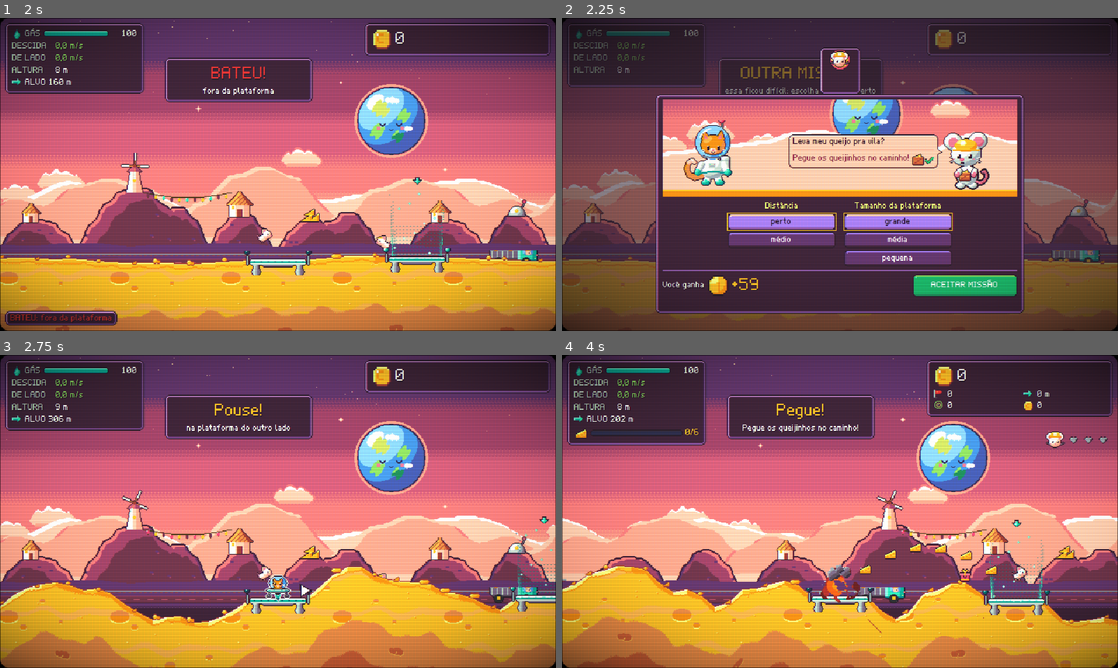
Above: before the commit, frames 1-4 (two rows, left to right).
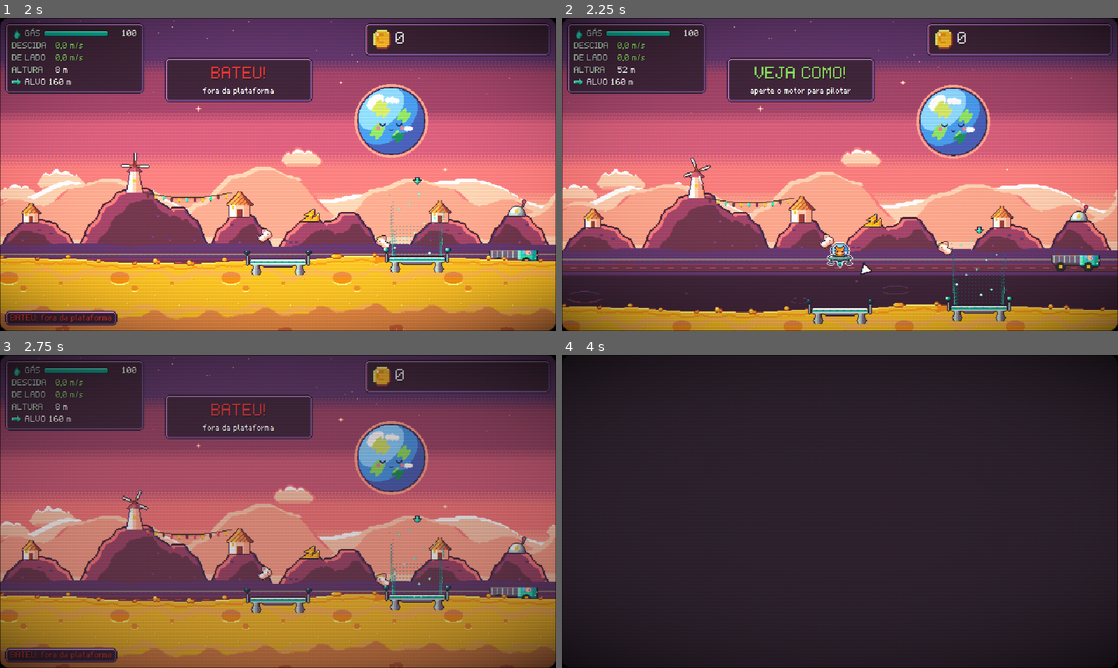
Above: after the commit, the same moments.

Repository: valdersonjr/incremental-lander
Game: Godot game, scene res://tests/integration/onboarding_flow.tscn
Two runs of this game, one before a commit and one after it. Both use one fixed random seed, a clock stepped at 60 frames per second and the inputs below. This scene is started directly instead of the project's main scene.
Inputs (mouse positions are in pixels of both pictures, inside the frame that each line leads up to):
- Up to frame 1 (2 s): tap Enter (confirm) at 0.5 s; move the mouse to (400, 158) at 0.52 s; hold D (rotate_right) 0.53-1.25 s; hold Enter (confirm) 0.53-1.25 s; click (400, 158) at 0.67 s; tap Space at 0.77, 1.07 s; drag from (166, 190) to (250, 237) at 1.27 s
- Up to frame 2 (2.25 s): move the mouse to (895, 105) at 2.02 s; hold D (rotate_right) from 2.03 s (still down); hold E (end_run) from 2.03 s (still down)
- Up to frame 3 (2.75 s): keep holding D (rotate_right); keep holding E (end_run); tap Enter (confirm) at 2.3 s
- Up to frame 4 (4 s): release D (rotate_right) at 2.75 s; release E (end_run) at 2.75 s; drag from (812, 574) to (673, 464) at 2.77 s; move the mouse to (1006, 558) at 3.52 s; hold A (rotate_left) from 3.53 s (still down); hold Q (tab_prev) from 3.53 s (still down); tap Space at 3.77 s; tap Enter (confirm) at 3.8 s

Frame 1 is identical in both runs. In frame 2, 83% of the frame differs, in the area x 0-100%, y 0-100%; in frame 3, 76%; in frame 4, 86%.

Commit message:
Aprendiz validado contra os jogos mais vendidos: Veja como!, Nivelador emprestado e piloto formado
- Antes da 1a entrega todo salto tem relevo baixo (quem desiste do 1o nao ganha um mais dificil)
- "Veja como!" (Super Guide): passou das repeticoes ou sem gas, o piloto automatico voa o mesmo salto;
  motor/girar devolve a nave; a entrega vale; se o guia falhar, cartao de missoes
- Nivelador emprestado ao aprendiz (world.json onboarding.lent_assists)
- "PILOTO FORMADO!" com jingle na 5a entrega
- Simulador: guide_after no perfil novato (pior caso da 1a compra 682 -> 354 s)
- onboarding_flow cobre guia, assumir o controle e entrega guiada; previa --guide/--graduate/--no_lander
- Docs: GDD 8, ARCHITECTURE, DECISIONS, ROADMAP 18.5f, HANDOFF

Co-Authored-By: Claude Opus 5.5 <noreply@anthropic.com>
Claude-Session: https://claude.ai/code/session_01JhKCi9Us7j2H5LJGQ5fDNT

Diff:
--- a/autoload/game_state.gd
+++ b/autoload/game_state.gd
@@ -354,6 +354,12 @@
 	return Sandbox.active() or n >= int(onboarding().get("bulk_from_levels", 0))
 
 
+## Ajuda de voo emprestada ao aprendiz (world.json > onboarding.lent_assists; Smart Steering do Mario Kart): aparece no
+## voo como se fosse comprada; a NAVE continua mostrando so as compradas (assist_on).
+func assist_lent(id: String) -> bool:
+	return apprentice() and id in (onboarding().get("lent_assists", []) as Array)
+
+
 ## Dica sem texto ja aprendida (o jogador usou o comando)?
 func tip_done(id: String) -> bool:
 	return id in tips
--- a/data/world.json
+++ b/data/world.json
@@ -832,7 +832,7 @@
     }
   },
   "onboarding": {
-    "notes": "2026-10-08 (auditoria dos primeiros minutos, r …(1481 unchanged characters)… pedido ao alcance acaba o run (sem gas).",
+    "notes": "2026-10-08 (auditoria dos primeiros minutos, r …(1481 unchanged characters)… pedido ao alcance acaba o run (sem gas). Revisao 2026-10-08 (validacao contra os jogos mais vendidos): depois das repeticoes (ou sem gas) vem o 'Veja como!' (Super Guide): o piloto automatico voa o mesmo salto, qualquer comando devolve a nave, a entrega vale; so se o guia tambem falhar o cartao abre. Antes da 1a entrega todo salto tem relevo baixo. lent_assists = ajudas compraveis emprestadas ao aprendiz (Nivelador = inclinacao perto do chao). Fim do aprendiz tem festa ('PILOTO FORMADO!').",
     "apprentice_stars": 5,
     "first_hop": {
       "distance_m": 160.0,
@@ -846,6 +846,9 @@
     "rotate_after_s": 2.5,
     "meter_alt_m": 60.0,
     "retry_fade_s": 0.35,
-    "retries_per_hop": 2
+    "retries_per_hop": 2,
+    "lent_assists": [
+      "land_level"
+    ]
   }
 }
--- a/game/flight/assist_view.gd
+++ b/game/flight/assist_view.gd
@@ -45,7 +45,7 @@
 		_draw_shadow(l.global_position, ground)
 	if flying and GameState.assist_on("land_predict"):
 		_draw_predict(target, cfg)
-	if flying and GameState.assist_on("land_level") and alt_m < float(ac["level_alt_m"]):
+	if flying and (GameState.assist_on("land_level") or GameState.assist_lent("land_level")) and alt_m < float(ac["level_alt_m"]):
 		_draw_level(l, cfg)
 	if GameState.assist_on(GameState.ASSIST_FREE):
 		_draw_arrow(l.global_position, target, float(ac["arrow_r_px"]))
--- a/game/flight/flight.gd
+++ b/game/flight/flight.gd
@@ -11,6 +11,8 @@
 signal stranded
 ## Aprendiz: a nave parou no chao fora da plataforma (pode decolar de novo).
 signal rested(info: Dictionary)
+## "Veja como!": o jogador apertou um comando e assumiu a nave do piloto automatico.
+signal took_over
 
 var planet_id := "luna"
 var stats: Dictionary = {}
@@ -36,10 +38,12 @@
 var target_dir := 1                                # lado do alvo: 1 direita, -1 esquerda
 ## Primeiros minutos (world.json > onboarding; o Main liga antes de begin_mission): gentle = 1o salto do jogo (relevo
 ## baixo, sem crista e sem paisagem sorteada); minigame_on = minijogo do mundo neste salto; apprentice = pouso devagar
-## fora da plataforma nao bate (Lander.ground_rest).
+## fora da plataforma nao bate (Lander.ground_rest); guided = "Veja como!" (o piloto automatico voa o salto ate o
+## jogador apertar um comando, como o Super Guide; ver _unhandled_input).
 var gentle := false
 var minigame_on := true
 var apprentice := false
+var guided := false
 var _last_mission: Array = []                      # argumentos do ultimo begin_mission (retry_mission repete o salto)
 ## Missao da entrega atual (economy.json contracts.missions; fisica em world.json missions): {kind, star, parts}.
 ## failed = kinds das regras que falharam (a entrega paga menos; o run continua).
@@ -145,6 +149,18 @@
 	backdrop.follow(center + Vector2(_bg_origin, -_bg_ground))
 
 
+## "Veja como!" (aprendiz): qualquer comando de voo tira o piloto automatico e devolve a nave ao jogador.
+func _unhandled_input(event: InputEvent) -> void:
+	if not guided or lander.autopilot == null:
+		return
+	for a: StringName in [&"thrust", &"rotate_left", &"rotate_right"]:
+		if event.is_action_pressed(a):
+			lander.autopilot = null
+			guided = false
+			took_over.emit()
+			return
+
+
 ## Tremor de tela (somado; 1 = batida). Desligavel nas opcoes.
 func shake(trauma: float) -> void:
 	_shake = clampf(_shake + trauma, 0.0, 1.0)
@@ -311,7 +327,7 @@
 	_setup_mission()
 	_setup_gift()
 	_setup_minigame()
-	if _demo:
+	if _demo or guided:
 		var ap := Autopilot.new()
 		ap.target = terrain.pads[target_pad_id]
 		ap.ridge = terrain.ridge
--- a/game/hud/hud.gd
+++ b/game/hud/hud.gd
@@ -340,8 +340,19 @@
 
 ## Aprendiz: o salto nao deu depois das tentativas; o cartao abre para escolher outra missao.
 func show_other_mission() -> void:
-	_show_toast("OUTRA MISSÃO!", "essa ficou difícil: escolha uma mais perto", &"MoneyLabel")
+	_show_toast("OUTRA MISSÃO!", "essa ficou difícil: escolha outra", &"MoneyLabel")
 	_set_status(_idle_status())
+
+
+## Aprendiz: "Veja como!" - o piloto automatico voa o salto; qualquer comando devolve a nave ao jogador.
+func show_guide() -> void:
+	_show_toast("VEJA COMO!", "aperte o motor para pilotar", &"GoodLabel")
+	_set_status(_idle_status())
+
+
+## Fim do aprendiz (world.json > onboarding.apprentice_stars entregas): daqui em diante bater acaba a viagem.
+func show_graduation() -> void:
+	_show_toast("PILOTO FORMADO!", "agora é pra valer: bater acaba a viagem", &"GoodLabel")
 
 
 ## Aprendiz: a nave bateu (ou o gas acabou) e o mesmo salto recomeca. Aviso animador + o jeito de acertar.
--- a/game/main.gd
+++ b/game/main.gd
@@ -43,6 +43,7 @@
 var _first_hop := false
 var _retries := 0                                  # tentativas repetidas do salto atual (aprendiz)
 var _no_auto_hop := false                          # o aprendiz desistiu do 1o salto: escolhe no cartao
+var _guided := false                               # o "Veja como!" ja voou este salto (falhou de novo -> cartao)
 ## Segundos restantes para o 2o toque de R confirmar o reinicio no meio de um salto.
 var _restart_armed := 0.0
 const CONFIRM_SECONDS := 2.0
@@ -309,6 +310,7 @@
 	_flight.delivery_finished.connect(_on_delivery_finished)
 	_flight.stranded.connect(_on_stranded)
 	_flight.rested.connect(func(_i: Dictionary) -> void: Telemetry.event("rest"))
+	_flight.took_over.connect(func() -> void: Telemetry.event("take_over"))
 	_flight.lander.took_off.connect(func() -> void: Telemetry.event("takeoff"))
 	_offers.offer_chosen.connect(_on_offer_chosen)
 	_offers.end_requested.connect(_on_end_requested)
@@ -373,7 +375,10 @@
 	var m := _run.taken_mission
 	_hop_gas = _flight.lander.gas
 	_retries = 0
-	_flight.gentle = _first_hop
+	_guided = false
+	_flight.guided = false
+	# relevo baixo no 1o salto e em todo salto antes da 1a entrega (quem desistiu do 1o nao ganha um mais dificil)
+	_flight.gentle = _first_hop or (GameState.first_hop() and not _demo)
 	_flight.minigame_on = (GameState.shows_minigame() or _demo) and not _first_hop
 	_flight.apprentice = GameState.apprentice() and not _demo
 	Telemetry.event("mission", "%s:%d" % [str(m.get("kind", "simple")), int(d)])
@@ -438,6 +443,7 @@
 		gift += _taxi_gift_pay
 	Telemetry.event("delivery", "%.2f" % float(result["quality"]))
 	var stars_before := _run.stars
+	var was_apprentice := GameState.apprentice()
 	var rewards := _run.complete_delivery(dist, result["quality"], result["gas_used"], result.get("failed", []), gift,
 			bool(result.get("perfect", false)), result.get("partial", {}), result.get("minigame", [0, 0]))
 	var rep_kind := str(_run.deliveries[-1].get("rep_kind", "simple"))
@@ -459,6 +465,12 @@
 		tw.tween_interval(0.9)
 		tw.tween_callback(_hud.show_reputation_up.bind(rep_kind, GameState.rep_level(rep_kind)))
 		tw.tween_callback(Sound.jingle.bind("unlock"))
+	if was_apprentice and not GameState.apprentice() and not _demo:   # fim do aprendiz: festa (bater acaba o run)
+		Telemetry.event("graduated")
+		var tg := _hud.create_tween()
+		tg.tween_interval(1.8 if rep_up else 0.9)
+		tg.tween_callback(_hud.show_graduation)
+		tg.tween_callback(Sound.jingle.bind("milestone"))
 	_show_offers()
 
 
@@ -473,12 +485,15 @@
 
 ## Aprendiz (world.json > onboarding): a batida (ou o gas que acabou) nao acaba o run. A tela escurece, a nave volta
 ## para a partida do MESMO salto com o gas do comeco dele, e o aviso diz o jeito de acertar. Depois de retries_per_hop
-## repeticoes (ou sem gas) o salto nao repete mais: a nave volta para a partida e o cartao abre para escolher outra
-## missao (missao dificil demais nunca prende o jogador).
+## repeticoes (ou sem gas) vem o "Veja como!" (Super Guide do New Super Mario Bros. Wii): o piloto automatico voa o
+## mesmo salto e qualquer comando devolve a nave ao jogador; a entrega vale normalmente. Se ainda assim nao der, a nave
+## volta para a partida e o cartao abre para escolher outra missao (missao dificil demais nunca prende o jogador).
 func _retry_hop(reason: String) -> void:
 	_retries += 1
-	var give_up := reason == "sem_gas" or _retries > int(WorldConfig.load_config()["onboarding"]["retries_per_hop"])
-	Telemetry.event("give_up" if give_up else "retry", reason)
+	var give_up := _guided
+	var guide := not give_up and (reason == "sem_gas"
+			or _retries > int(WorldConfig.load_config()["onboarding"]["retries_per_hop"]))
+	Telemetry.event("give_up" if give_up else ("guide" if guide else "retry"), reason)
 	var fade_s := float(WorldConfig.load_config()["onboarding"]["retry_fade_s"])
 	var flight := _flight
 	var tw := _fade.create_tween()
@@ -489,14 +504,21 @@
 		return
 	if give_up:
 		_retries = 0
+		_guided = false
 		_first_hop = false
 		_no_auto_hop = true
+		_flight.guided = false
 		_flight.reset_to_start(_hop_gas)
 		_hud.show_other_mission()
 		_show_offers()
 	else:
+		_guided = guide
+		_flight.guided = guide
 		_flight.retry_mission(_hop_gas)
-		_hud.show_retry(reason)
+		if guide:
+			_hud.show_guide()
+		else:
+			_hud.show_retry(reason)
 	_fade.create_tween().tween_property(_fade, "modulate:a", 0.0, fade_s)
 
 
--- a/tests/integration/onboarding_flow.gd
+++ b/tests/integration/onboarding_flow.gd
@@ -1,7 +1,8 @@
 ## Teste de integracao dos PRIMEIROS MINUTOS (auditoria FTUE, 2026-10-08; world.json > onboarding), numa pasta propria
 ## (user://itest_onboarding). Jogo novo comeca voando no 1o salto ja aceito (perto, relevo baixo, sem minijogo) ->
 ## aprendiz bate e tenta o mesmo salto de novo (run continua, gas do comeco do salto) -> pouso devagar fora da
-## plataforma para no chao -> falhou o limite de tentativas: volta ao cartao de missoes -> fim do run com dinheiro vai para a NAVE (so PECAS, sem x10/MAX) -> Mapa mostra moedas e
+## plataforma para no chao -> falhou o limite de tentativas: "Veja como!" (piloto automatico; o motor devolve a nave)
+## -> o guia tambem falhou: volta ao cartao de missoes (relevo baixo antes da 1a entrega) -> o guia pousa e a entrega vale -> fim do run com dinheiro vai para a NAVE (so PECAS, sem x10/MAX) -> Mapa mostra moedas e
 ## "!" na NAVE -> veterano que bate acaba o run. Imprime ONBOARDING_TEST OK ou FALHOU.
 extends Node
 
@@ -64,18 +65,47 @@
 		var before: int = main._retries
 		flight.lander.crash_now("fora_da_plataforma")
 		await _until(func() -> bool: return main._offers.visible or (main._retries > before and flight.lander.visible))
-	_check(not main._run.over and main._offers.visible, "depois das tentativas: cartao de missoes (nao repete mais)")
+	# passou do limite: "Veja como!" (piloto automatico no mesmo salto; qualquer comando devolve a nave)
+	_check(main._guided and flight.guided and flight.lander.autopilot != null and flight.gentle,
+			"depois das tentativas: Veja como! no mesmo salto")
+	_check(GameState.assist_lent("land_level") and not GameState.assist_on("land_level"),
+			"aprendiz: Nivelador emprestado (sem aparecer como comprado)")
+	await _wait_ready(main)
+	var press := InputEventAction.new()
+	press.action = &"thrust"
+	press.pressed = true
+	Input.parse_input_event(press)
+	await _frames(2)
+	press = press.duplicate()
+	press.pressed = false
+	Input.parse_input_event(press)
+	_check(flight.lander.autopilot == null and not flight.guided, "apertar o motor tira o piloto automatico")
+	flight.lander.state = Lander.State.FLYING
+	flight.lander.crash_now("fora_da_plataforma")              # nem com o guia: cartao de missoes
+	await _until(func() -> bool: return main._offers.visible)
+	_check(not main._run.over and main._offers.visible, "guia tambem falhou: cartao de missoes (nao repete mais)")
 	_check(is_equal_approx(flight.lander.gas, gas0) and flight.lander.visible
 			and flight.lander.state == Lander.State.LANDED, "de volta na partida com o gas do comeco do salto")
 	_check(flight.target_pad_id < 0, "sem alvo enquanto escolhe")
 	main._on_offer_chosen(0)                                   # escolheu outra: voa normalmente
 	await _wait_ready(main)
 	_check(main._retries == 0 and not main._run.over, "missao nova zera as tentativas")
+	_check(main._flight.gentle and not main._guided, "antes da 1a entrega: relevo baixo tambem na missao escolhida")
+	# o guia pousa sozinho e a entrega vale (o aprendiz nunca fica preso)
+	for k in tries + 1:
+		await _wait_ready(main)
+		main._flight.lander.state = Lander.State.FLYING
+		main._flight.lander.crash_now("vertical_rapido")
+		await _until(func() -> bool: return main._flight.lander.state != Lander.State.CRASHED and main._fade.modulate.a < 0.05)
+	_check(main._guided and main._flight.lander.autopilot != null, "Veja como! na missao escolhida")
+	await _until(func() -> bool: return not main._run.deliveries.is_empty() or main._offers.visible, 900)
+	_check(main._run.deliveries.size() == 1 and GameState.stars == 1, "o guia pousou e a entrega valeu (entregas %d)" % [
+			main._run.deliveries.size()])
 	# fim do run com dinheiro para uma peca: CONTINUAR vai para a NAVE (1a visita: so PECAS, x1)
-	GameState.resources["credits"] = 100.0
 	main._run.finish("sem_gas")
 	main._end_run()
 	await _frames(2)
+	GameState.resources["credits"] = 100.0                     # depois do fim do run (a entrega do guia ja pagou)
 	main._on_continue()
 	await _frames(3)
 	var hangar: Hangar = main._hangar
--- a/tests/visual/flight_ui_preview.gd
+++ b/tests/visual/flight_ui_preview.gd
@@ -1,6 +1,6 @@
 ## Previa da interface do voo (HUD, ofertas, rodape, pausa) sobre o jogo real, sem o menu inicial.
 ## gdtool.py capture res://tests/visual/flight_ui_preview.tscn --frames 40 --every 39 -- --no_title [--pause]
-## [--new: jogador novo (1o salto ja aceito, treinador sem texto) [--meter: caindo perto do chao]] [--sandbox] [--missions] [--no_offers] …(280 unchanged characters)…
+## [--new: jogador novo (1o salto ja aceito, treinador sem texto) [--meter: caindo perto do chao] [--guide: Veja como! (piloto automatico depois das tentativas)]] [--graduate: aviso PILOTO FORMADO!] [--no_lander: fundo limpo] [--sandbox] [--missions] [--no_offers] …(280 unchanged characters)…
 extends Node
 
 const MAIN := preload("res://game/main.tscn")
@@ -55,6 +55,20 @@
 		fl.lander.global_position = Vector2(x, TerrainGen.height_at(fl.terrain.ridge, x) - 140.0)
 		fl.lander.vel_m = Vector2(0.0, 4.0)
 		fl.lander.reset_physics_interpolation()
+	if "--guide" in args:                                      # (com --new) "Veja como!": passou das tentativas
+		await get_tree().create_timer(2.5).timeout
+		main._retries = int(WorldConfig.load_config()["onboarding"]["retries_per_hop"])
+		main._flight.lander.state = Lander.State.FLYING
+		main._flight.lander.crash_now("vertical_rapido")
+	if "--no_lander" in args:                                  # fundo limpo para maquetes (sem a nave nem as ajudas)
+		await get_tree().create_timer(2.5).timeout
+		main._flight.lander.visible = false
+		(main._flight.find_child("Coach", true, false) as CanvasItem).visible = false
+		for n: Node in main._flight.find_children("*", "AssistView", true, false):
+			(n as CanvasItem).visible = false
+		(main.find_child("Hud", true, false) as CanvasItem).visible = false
+	if "--graduate" in args:                                   # aviso de fim do aprendiz
+		main._hud.show_graduation()
 	if "--accept" in args:                                     # joinha + comemoracao (sem partir)
 		offers._on_accept()
 	if "--no_offers" in args:                                  # so o mapa (fundo das maquetes da janela de conversa)
Not shown, changed: .claude/skills/economy-balance/references/patterns/novice-profile.md
Not shown, changed: .claude/skills/economy-balance/scripts/econ.py
Not shown, changed: balance/CHANGELOG.md
Not shown, added: balance/sims/2026-10-08-novice-guide.py
Not shown, changed: docs/ARCHITECTURE.md
Not shown, changed: docs/DECISIONS.md
Not shown, changed: docs/GDD.md
Not shown, changed: docs/HANDOFF.md
Not shown, changed: docs/ROADMAP.md
